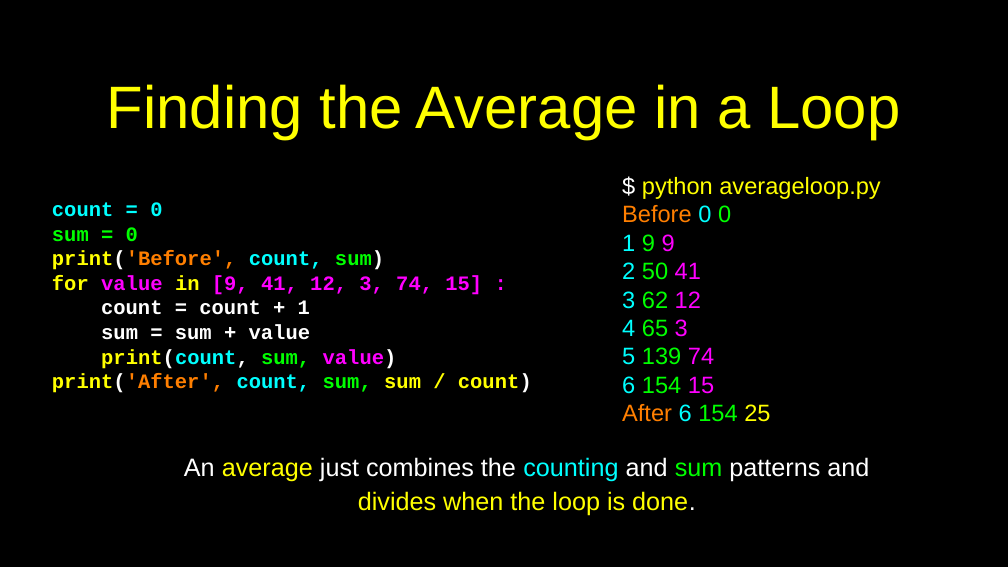
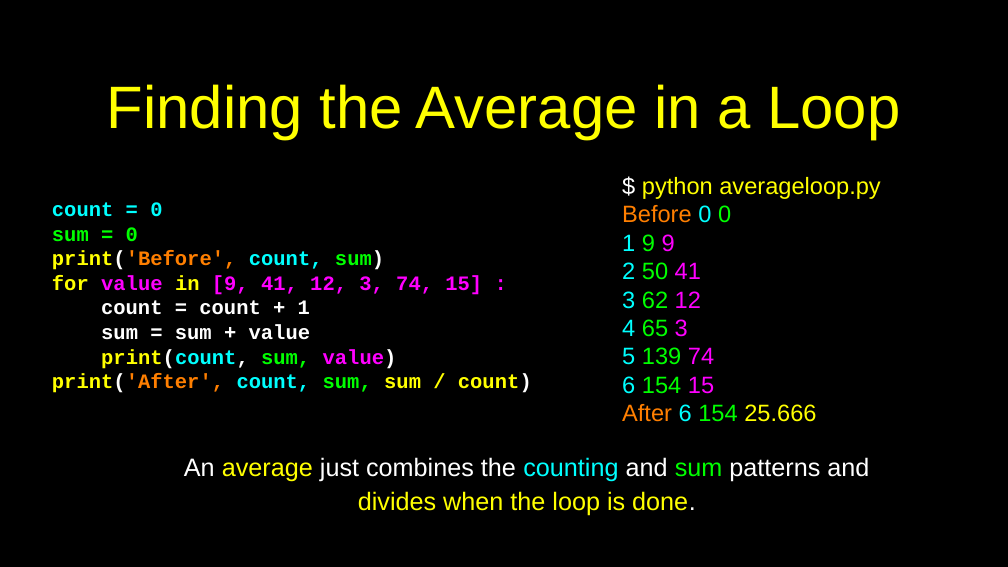
Before and after one commit to csev/py4e, a slide deck: slide 44 of lectures3/Pythonlearn-05-Iterations.pptx. Drawn at 1008x567 pixels with LibreOffice and Linux fonts; fonts in the diff are those of the drawing. Boxes give left, top, right and bottom in pixels: in the first picture for what was removed or moved away, otherwise in the second. Text is boxed around its words. In the diff, an @@ line names an element or a change of style, - is before the commit and + after.

```diff
--- a/lectures3/Pythonlearn-05-Iterations.pptx
+++ b/lectures3/Pythonlearn-05-Iterations.pptx
@@ text at <box>622,404,816,422</box>: text changed; text colour #FF7F00 to #FFFF00 @@
-After 6 154 25
+After 6 154 25.666
```
Also in this commit, not shown: 6 other files.
